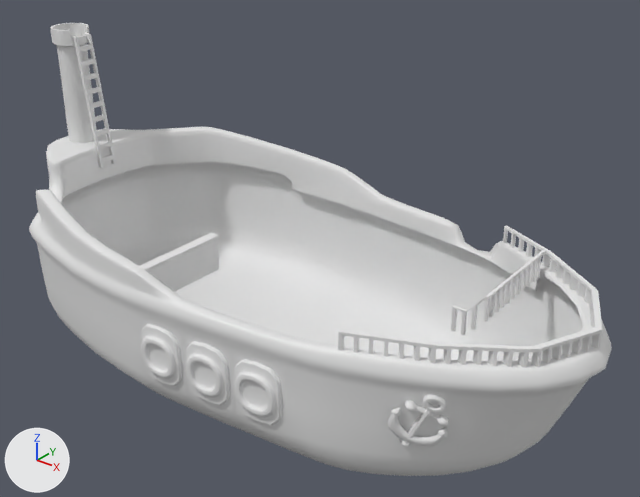
The FBX model Assets/Model/ShipModel/ship_outterwall.fbx as it was, and as the next commit left it.
Before and after are seen from a 50 mm lens placed at (0.961, -1.075, 0.964), pointed at (0.074, 0.035, 0.276). The axes (+X, +Y, +Z) are drawn at lower left. The lights are the same throughout. Materials are left out; every surface is plain grey. Where no turn or scale is listed for an object, it has been applied to the vertices. Vertices at the same position are counted once.

In view in the first picture: 'ship'.
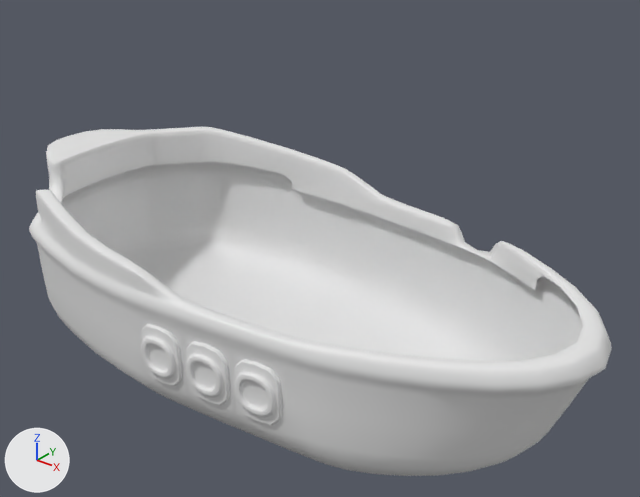
Boxes [x1, y1, x2, y2] around the edits, measured in the pictures (640 x 497 px):
'ship', reshaped (23% shorter)
    before: [29, 23, 612, 476]
    after: [29, 127, 612, 476]
part 1 of me_mesh, deleted
    before: [50, 23, 603, 447]

Patch to the scene script:
```diff
--- a/Assets/Model/ShipModel/ship_outterwall.fbx.py
+++ b/Assets/Model/ShipModel/ship_outterwall.fbx.py
@@ me_mesh @@
 # used by ob_ship; location = (0.0, 0.0, 0.0)
-me_mesh.from_pydata(...)  # 3564 vertices, 3438 faces; spans x -0.583..0.617, y -0.295..0.298, z 0.0..0.591
+me_mesh.from_pydata(...)  # 1918 vertices, 1887 faces; spans x -0.583..0.617, y -0.295..0.298, z 0.0..0.359
+# me_mesh part 1: 9 loose pieces with 1646 vertices, spanning x -0.576..0.603, y -0.271..0.23, z 0.146..0.591, are deleted
```
